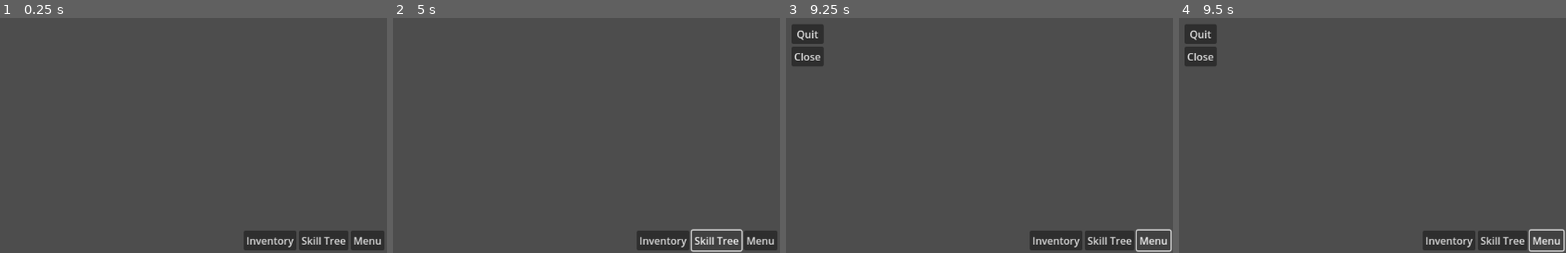
Above: before the commit, frames 1-4 (left to right).
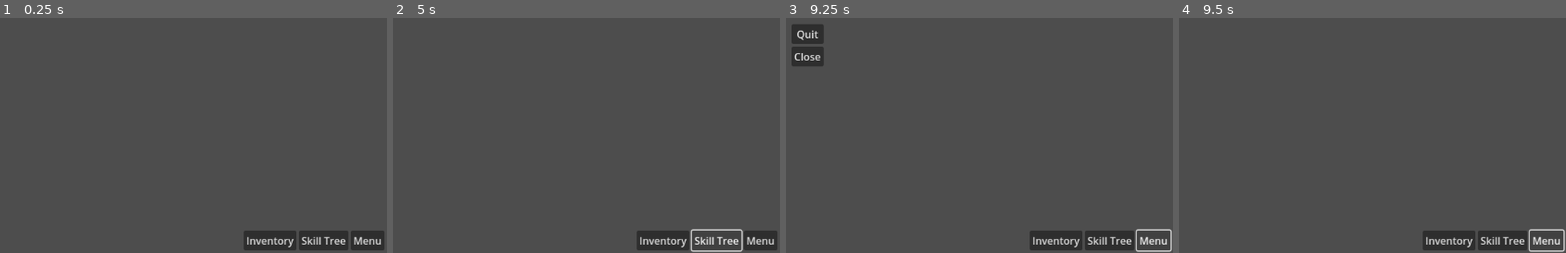
Above: after the commit, the same moments.

Repository: punmechanic/shoddyplatformer
Game: Godot game, scene res://Main.tscn
Same seed, same stepped clock (60 frames per second), same inputs: the game is played once before the commit and once after it.
Inputs:
- Up to frame 1 (0.25 s): no input
- Up to frame 2 (5 s): click "Inventory" at 0.5 s; click "Skill Tree" at 1.25 s; click "Inventory" at 2 s; click "Skill Tree" at 2.75 s; click "Inventory" at 3.5 s; click "Skill Tree" at 4.25 s
- Up to frame 3 (9.25 s): click "Menu" at 5 s
- Up to frame 4 (9.5 s): tap Escape (ui_cancel) at 9.4 s

Frames 1-3 are identical in both runs. In frame 4, 1.3% of the frame differs, in the area x 1-10%, y 2-21%.

Commit message:
open menu with escape

Diff:
--- a/Interface.gd
+++ b/Interface.gd
@@ -1,15 +1,9 @@
 extends Control
 
+func _ready() -> void:
+	%MenuButton.pressed.connect(func(): %Menu.visible = true)
+	%Close.pressed.connect(func(): get_tree().quit())
 
-# Called when the node enters the scene tree for the first time.
-func _ready():
-	%MenuButton.pressed.connect(func():
-		%Menu.visible = true
-	)
-	%Close.pressed.connect(func():
-		get_tree().quit()
-	)
-
-# Called every frame. 'delta' is the elapsed time since the previous frame.
-func _process(delta):
-	pass
+func _input(event: InputEvent) -> void:
+	if event.is_action_pressed("ui_cancel"):
+		%Menu.visible = not %Menu.visible
Not shown, added: UntitledProject1.csproj
Not shown, added: UntitledProject1.sln
